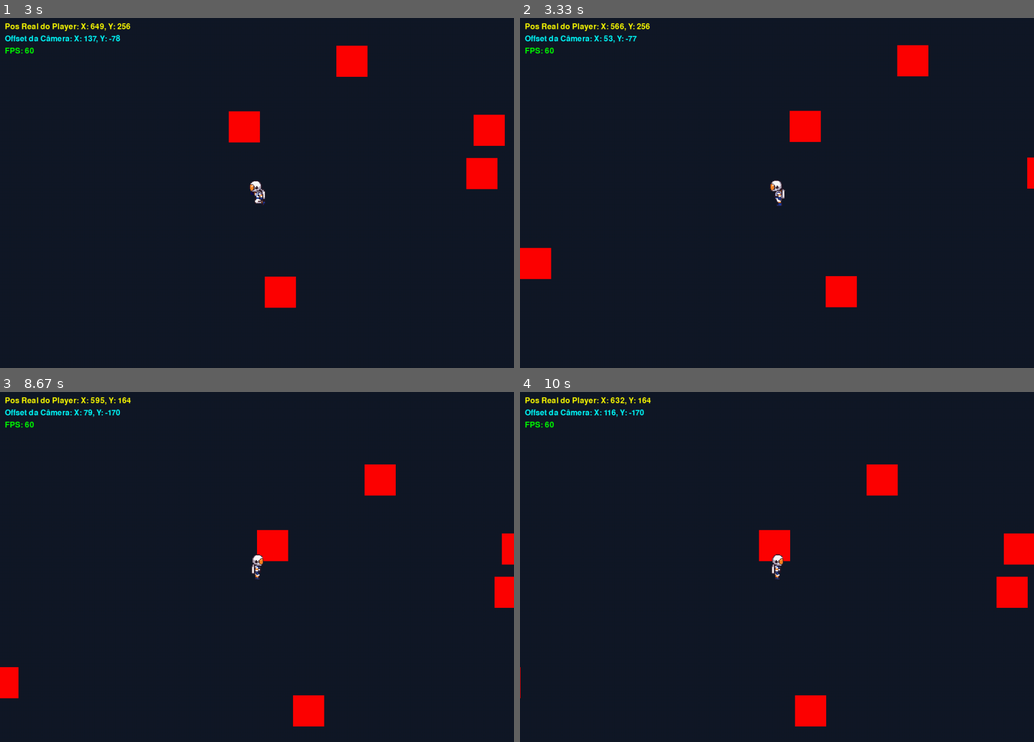
Above: before the commit, frames 1-4 (two rows, left to right).
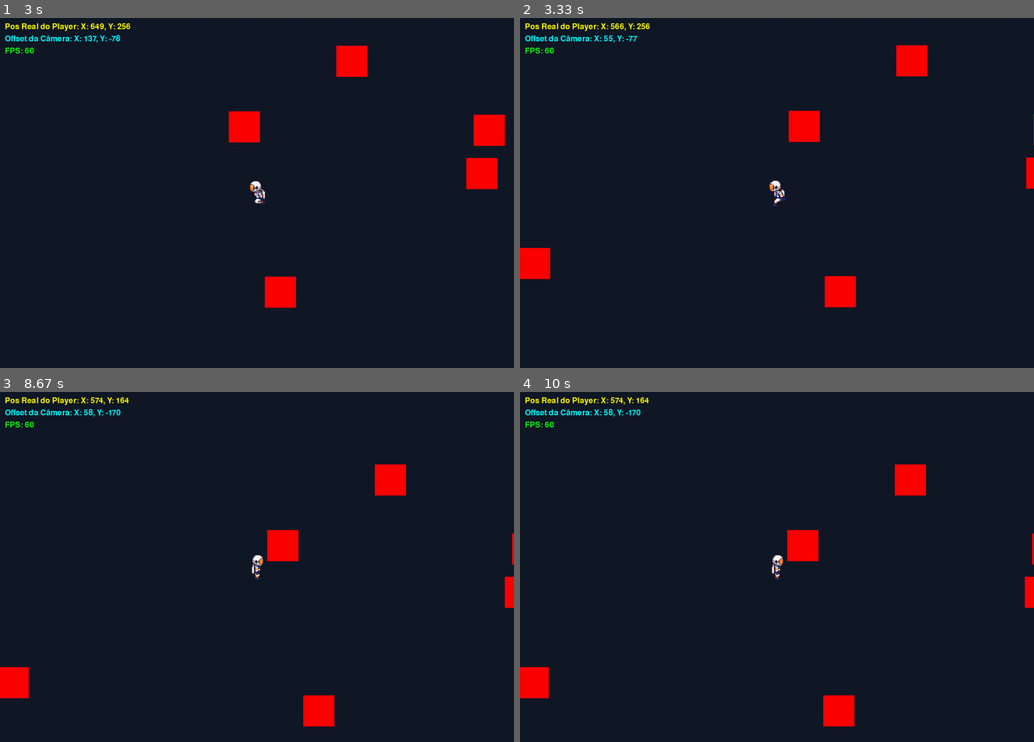
Above: after the commit, the same moments.

Repository: vitorpsogarcia/terranon
Game: pygame game, started from src/main.py
Two runs of this game, one before a commit and one after it. Both use one fixed random seed, a clock stepped at 60 frames per second and the inputs below.
Inputs:
- Up to frame 1 (3 s): tap Enter at 0.33, 2.23, 2.57 s; hold W 0.67-1.13 s; hold D 1.17-1.8 s; hold S 1.83-2.2 s; tap K at 1.98 s; hold A from 2.9 s (still down)
- Up to frame 2 (3.33 s): keep holding A; tap Enter at 3.05 s
- Up to frame 3 (8.67 s): release A at 3.37 s; hold D 3.4-3.87 s; tap K at 3.55, 4.88, 7.28 s; tap Enter at 4.3, 4.6, 5.7, 6, 6.88, 8.27, 8.57 s; hold A 4.73-5.27 s; tap I at 6.07, 6.4 s; hold W 6.73-7.1 s; hold D 7.13-7.77 s
- Up to frame 4 (10 s): hold D 8.7-9.17 s; tap K at 8.85 s; tap Enter at 9.6, 9.9 s

Frame 1 is identical in both runs. In frame 2, 0.4% of the frame differs, in the area x 5-100%, y 4-83%; in frame 3, 1.8%; in frame 4, 4.8%, in the area x 0-100%, y 1-96%.

Commit message:
feat: Implementar sistema de colisões e hitboxes para lidar com danos.

Diff:
--- a/src/core/game_world.py
+++ b/src/core/game_world.py
@@ -25,6 +25,8 @@
         self.screen_size = screen_size
         self.obstacles = pygame.sprite.Group()
         self.dynamic_group = pygame.sprite.Group()
+        self.shots_group = pygame.sprite.Group()
+        self.enemies_group = pygame.sprite.Group()
 
 
     def set_target(self, target: GameObject):
@@ -58,12 +60,25 @@
             if obj.active:
                 obj.update(dt)
 
-            if isinstance(obj, DynamicObject):
+        self._resolve_player_obstacle_collisions()
+
+        for obj in self.camera_group.sprites():
+            if obj.active and isinstance(obj, DynamicObject):
                 new_layer = 2 + int(round(obj.pos.y))
                 if new_layer != getattr(obj, "render_layer", None):
                     if hasattr(self.all_sprites, "change_layer"):
                         self.all_sprites.change_layer(obj, new_layer)
                     obj.render_layer = new_layer
+
+        hits = pygame.sprite.groupcollide(self.enemies_group, self.shots_group, False, True)
+        if hits:
+            for enemy, shots in hits.items():
+                for shot in shots:
+                    enemy.health.take_damage(shot.damage)
+                if enemy.health.current_health <= 0:
+                    enemy.kill()
+
+        obstacle_hits = pygame.sprite.groupcollide(self.obstacles, self.shots_group, False, True)
 
     def handle_events(self, events: List[pygame.event.Event]):
         for obj in self.camera_group.sprites():
@@ -85,3 +100,19 @@
         for obj in self._iterate_objects():
             if obj.active:
                 yield obj
+
+    def _resolve_player_obstacle_collisions(self):
+        if not hasattr(self, "target") or self.target is None:
+            return
+
+        player = self.target
+        if not isinstance(player, GameObject):
+            return
+
+        collisions = pygame.sprite.spritecollide(player, self.obstacles, False)
+        for obstacle in collisions:
+            if player.rect.colliderect(obstacle.rect):
+                if player.prev_rect is not None:
+                    player.rect.topleft = player.prev_rect.topleft
+                    player.pos.x = player.rect.x
+                    player.pos.y = player.rect.y
--- a/src/entities/character/player.py
+++ b/src/entities/character/player.py
@@ -81,10 +81,21 @@
     def update(self, dt: float):
         self.handle_input()
 
+        self.prev_pos = self.pos.copy()
+        if self.rect is not None:
+            self.prev_rect = self.rect.copy()
+        else:
+            self.prev_rect = None
+
+        super().update(dt)
+
+        if self.rect is not None:
+            self.rect.topleft = (round(self.pos.x), round(self.pos.y))
+        else:
+            self.rect = pygame.Rect(round(self.pos.x), round(self.pos.y), self.frame_width, self.frame_height)
+
         state = "idle"
         if self.direction.x != 0 or self.direction.y != 0:
             state = "running" if self._is_running else "walking"
 
         self.animator.play(f"{state}_{self._last_direction}")
-
-        super().update(dt)
